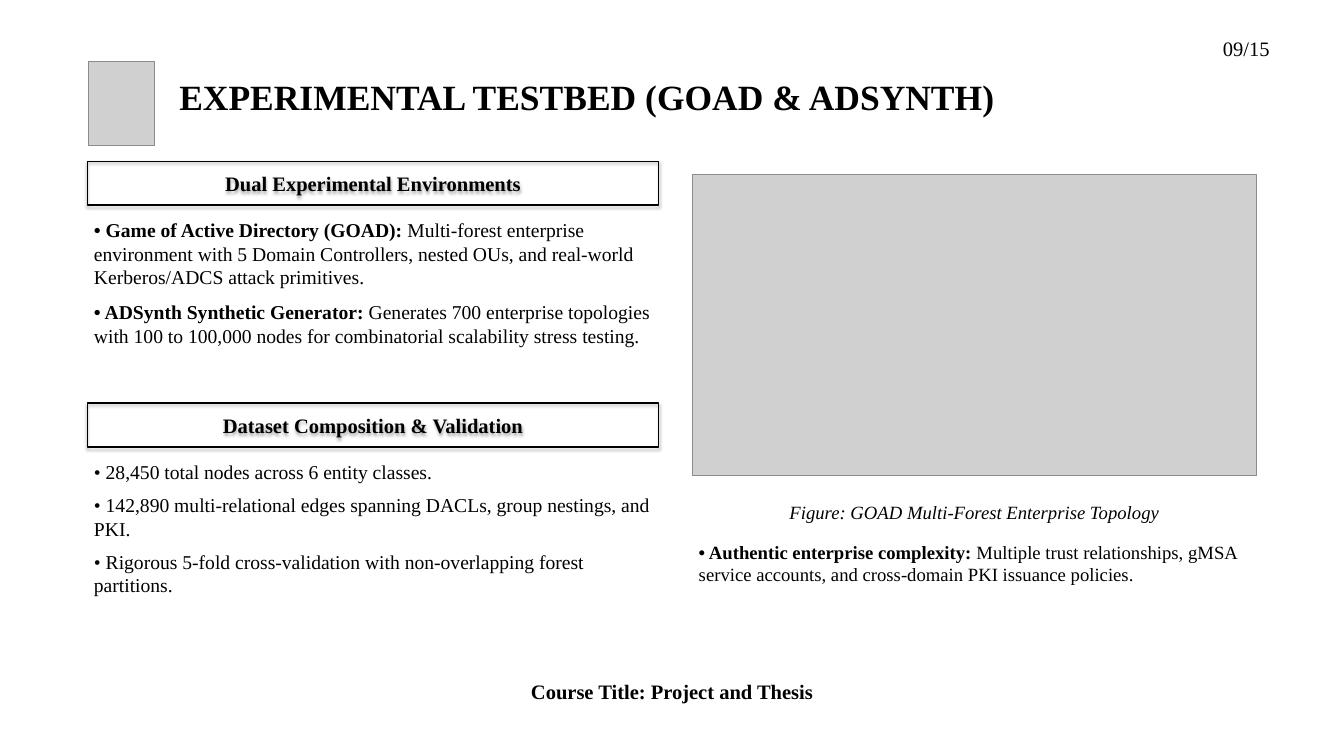
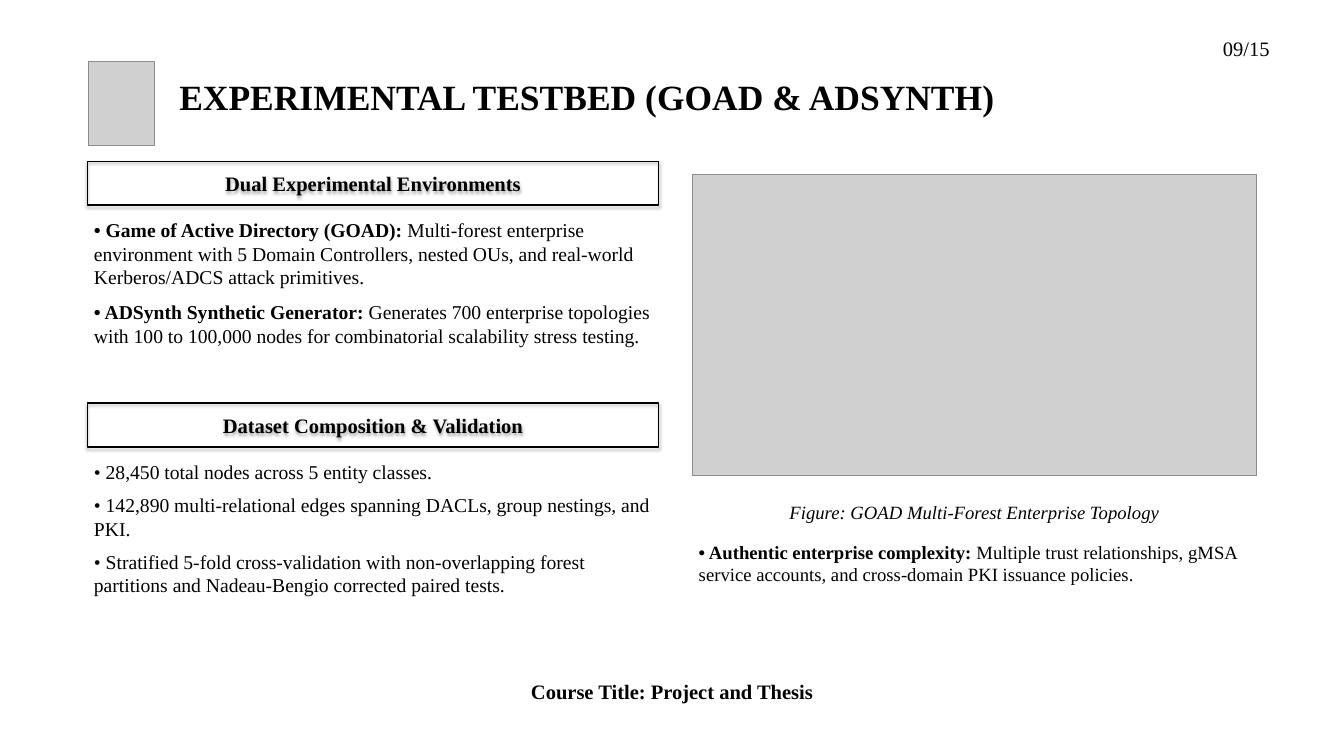
Before and after one commit to hasanshahriar32/GOAD, a slide deck: slide 9 of thesis_paper/certgraph_thesis_defense.pptx. Drawn at 1344x756 pixels with LibreOffice and Linux fonts; fonts in the diff are those of the drawing; grey boxes stand for pictures; background and template pictures are left out. Boxes give left, top, right and bottom in pixels: in the first picture for what was removed or moved away, otherwise in the second. Text is boxed around its words. In the diff, an @@ line names an element or a change of style, - is before the commit and + after.

```diff
--- a/thesis_paper/certgraph_thesis_defense.pptx
+++ b/thesis_paper/certgraph_thesis_defense.pptx
@@ text at (106, 465, 432, 484): text changed @@
-• 28,450 total nodes across 6 entity classes.
+• 28,450 total nodes across 5 entity classes.
@@ text at (94, 555, 585, 597): text changed @@
-• Rigorous 5-fold cross-validation with non-overlapping forest partitions.
+• Stratified 5-fold cross-validation with non-overlapping forest partitions and Nadeau-Bengio corrected paired tests.
```
Also in this commit, not shown: 10 other slides changed, 2 other files.
